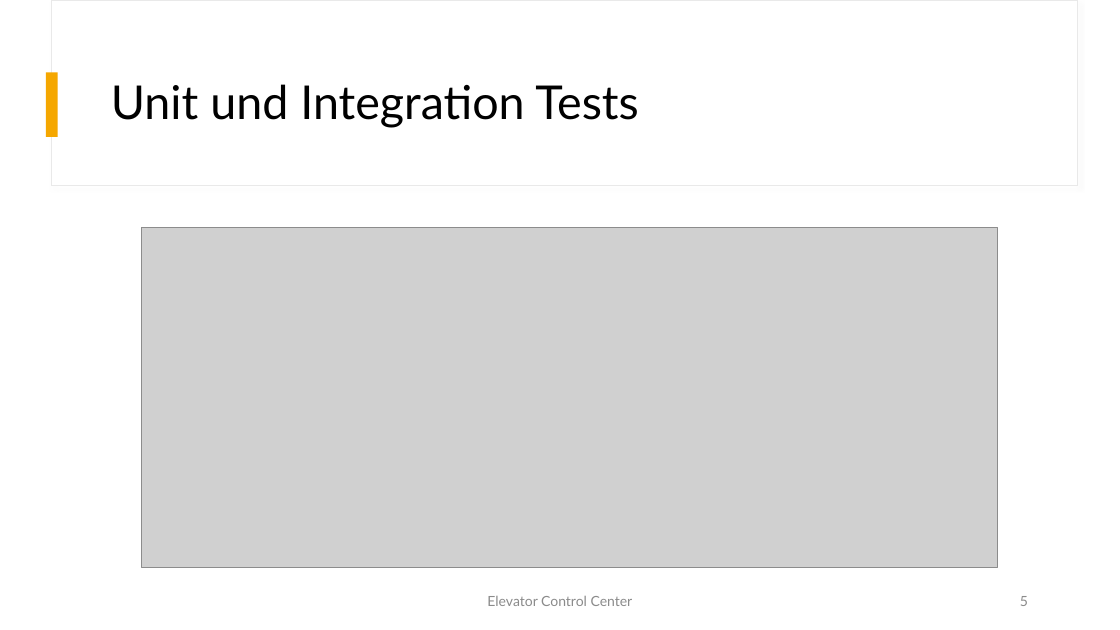
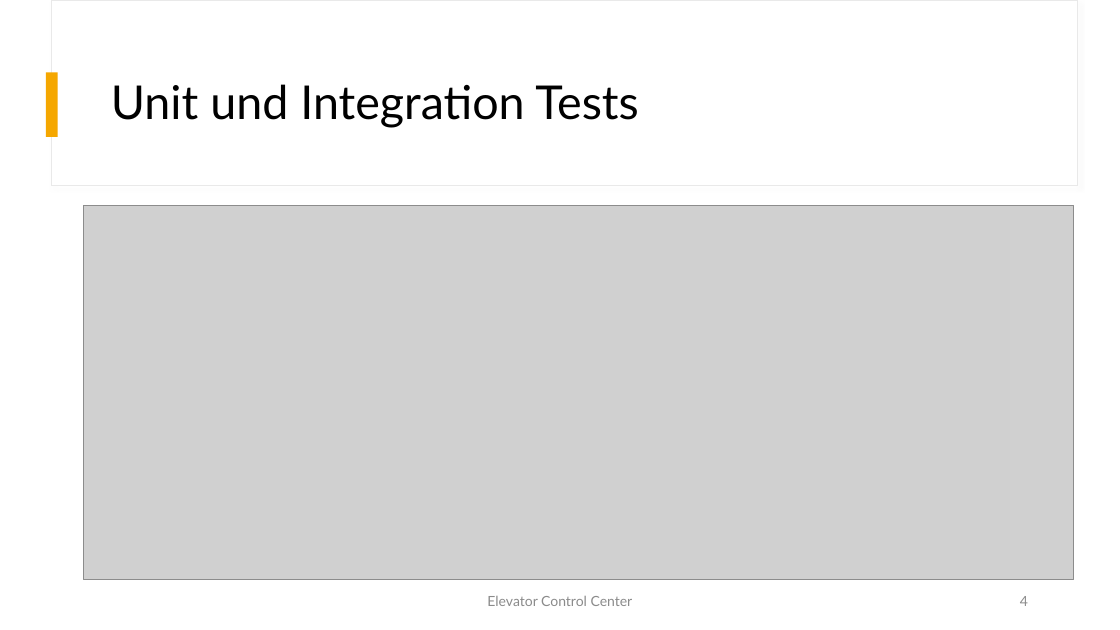
Before and after one commit to fhhagenberg-sqe-esd-ws20/elevator-control-center-team-c, a slide deck: slide 4 of doc/Presentation/Elevator_Control_Center.pptx (slide 5 before the commit). Drawn at 1120x630 pixels with LibreOffice and Linux fonts; fonts in the diff are those of the drawing; grey boxes stand for pictures. Boxes give left, top, right and bottom in pixels: in the first picture for what was removed or moved away, otherwise in the second. Text is boxed around its words. In the diff, an @@ line names an element or a change of style, - is before the commit and + after.

```diff
--- a/doc/Presentation/Elevator_Control_Center.pptx
+++ b/doc/Presentation/Elevator_Control_Center.pptx
@@ picture: place and size @@
-picture at (141,228,997,567)
+picture at (83,205,1074,580)
@@ page number at (1020,596,1028,606): text changed @@
-5
+4
```
Also in this commit, not shown: 7 other slides changed, 2 slides removed, 1 other file.
